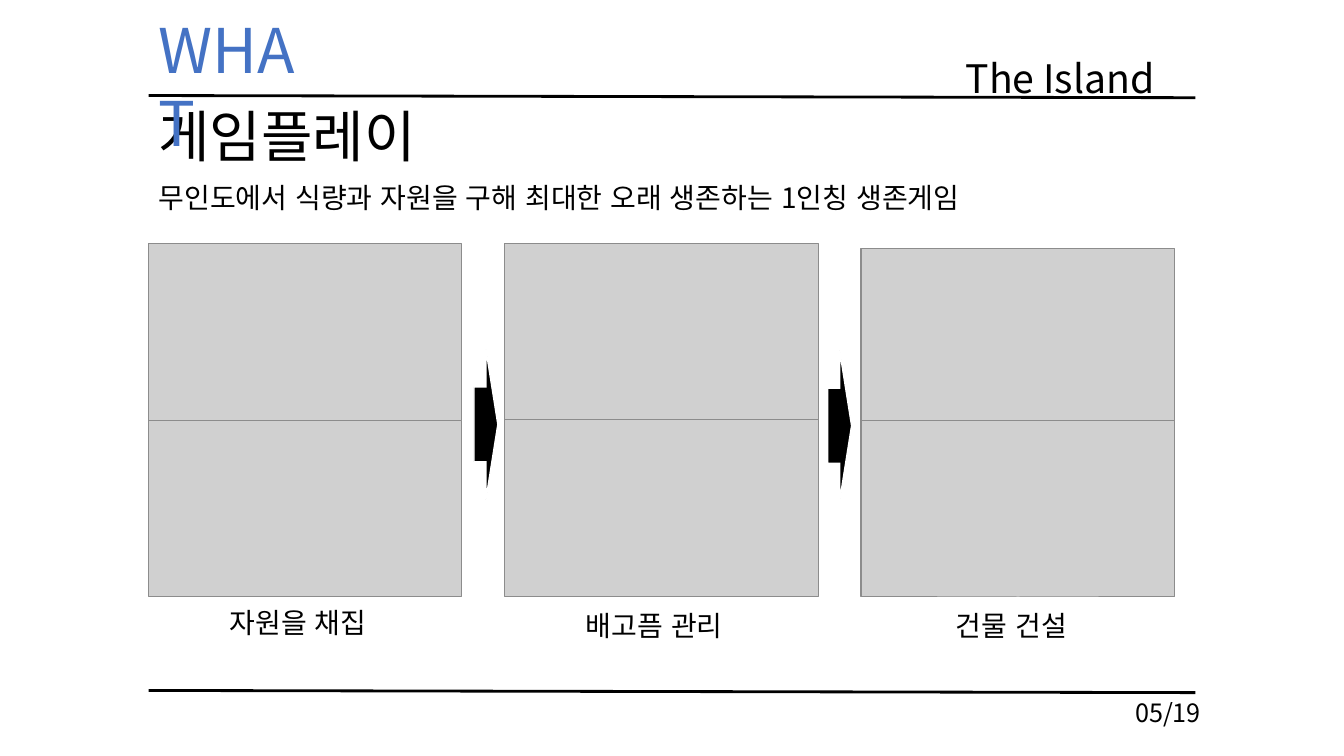
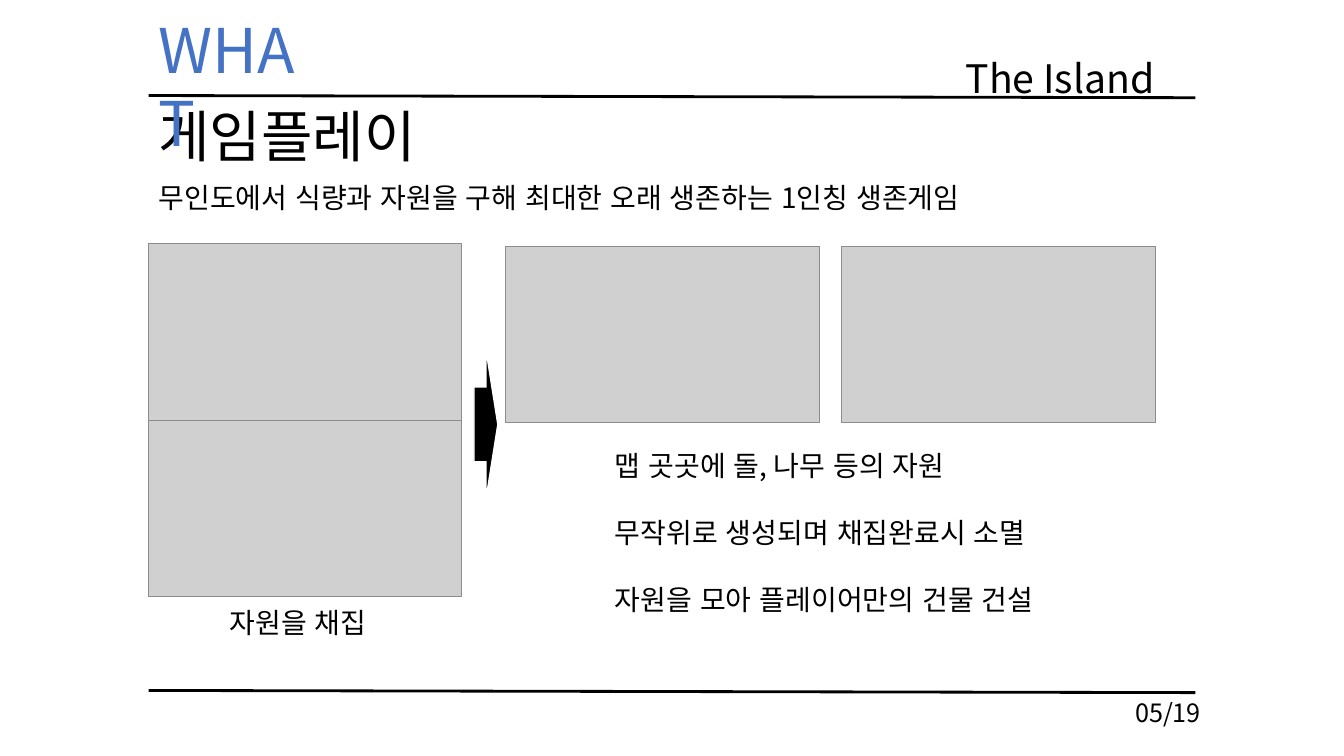
Before and after one commit to KimHaYoon/SickPerson, a slide deck: slide 6 of 문서/TheIsland_김하윤_이동규_이득유.pptx (slide 5 before the commit). Drawn at 1344x756 pixels with LibreOffice and Linux fonts; fonts in the diff are those of the drawing; grey boxes stand for pictures. Boxes give left, top, right and bottom in pixels: in the first picture for what was removed or moved away, otherwise in the second. Text is boxed around its words. In the diff, an @@ line names an element or a change of style, - is before the commit and + after.

```diff
--- a/문서/TheIsland_김하윤_이동규_이득유.pptx
+++ b/문서/TheIsland_김하윤_이동규_이득유.pptx
@@ picture removed at (505,244,819,420) @@
@@ picture: place and size @@
-picture at (861,248,1175,424)
+picture at (506,246,820,422)
@@ picture: place and size @@
-picture at (861,420,1175,597)
+picture at (842,246,1155,422)
@@ right arrow removed at (828,351,852,501) @@
@@ picture removed at (505,420,819,597) @@
@@ text at (615,452,1034,613): text changed @@
-건물 건설
+맵 곳곳에 돌, 나무 등의 자원
+무작위로 생성되며 채집완료시 소멸
+자원을 모아 플레이어만의 건물 건설
@@ text removed at (586,612,723,639) @@
-배고픔 관리
```
Also in this commit, not shown: 1 other slide changed, 2 slides added.
